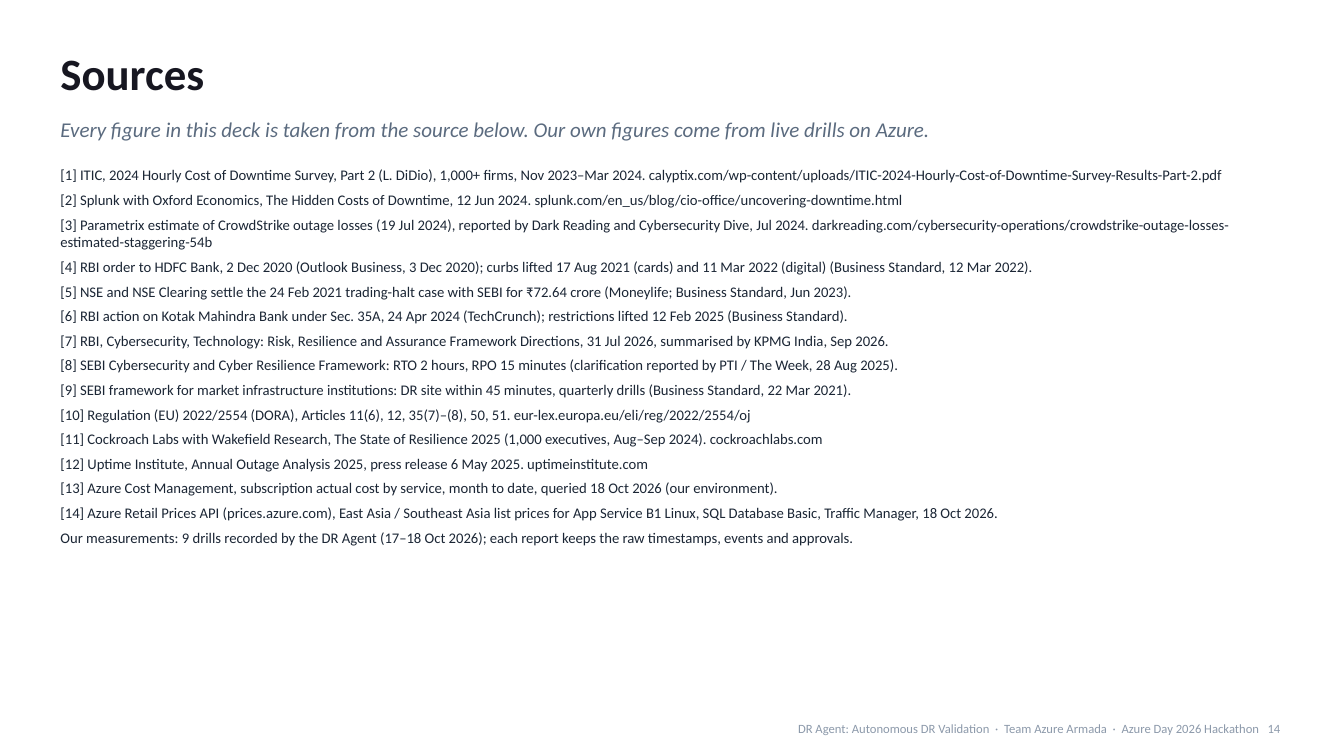
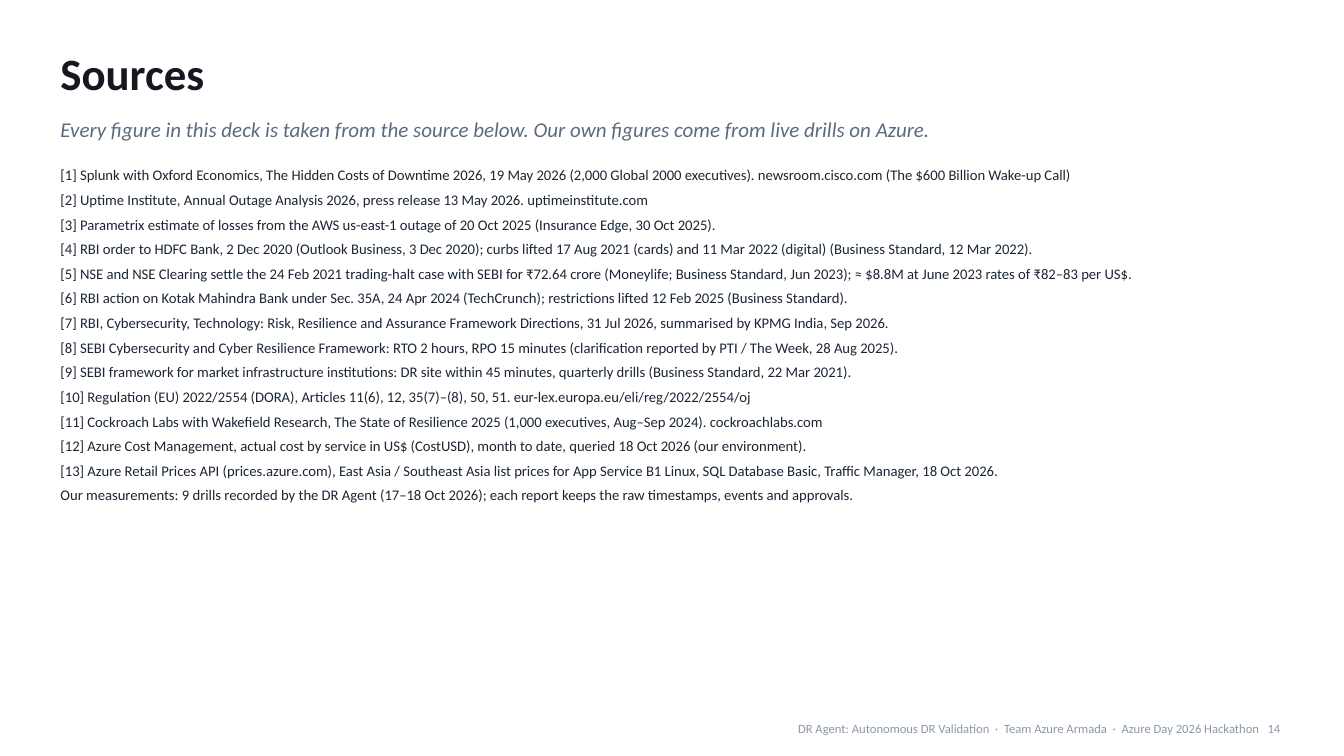
Before and after one commit to kishalr-virtusa/Azure-Armada, a slide deck: slide 14 of docs/deck/DR-Agent-Azure-Day-2026.pptx. Drawn at 1344x756 pixels with LibreOffice and Linux fonts; fonts in the diff are those of the drawing. Boxes give left, top, right and bottom in pixels: in the first picture for what was removed or moved away, otherwise in the second. Text is boxed around its words. In the diff, an @@ line names an element or a change of style, - is before the commit and + after.

```diff
--- a/docs/deck/DR-Agent-Azure-Day-2026.pptx
+++ b/docs/deck/DR-Agent-Azure-Day-2026.pptx
@@ text at bbox=[60, 169, 1070, 233]: text changed @@
-[1] ITIC, 2024 Hourly Cost of Downtime Survey, Part 2 (L. DiDio), 1,000+ firms, Nov 2023–Mar 2024. calyptix.com/wp-content/uploads/ITIC-2024-Hourly-Cost-of-Downtime-Survey-Results-Part-2.pdf
-[2] Splunk with Oxford Economics, The Hidden Costs of Downtime, 12 Jun 2024. splunk.com/en_us/blog/cio-office/uncovering-downtime.html
-[3] Parametrix estimate of CrowdStrike outage losses (19 Jul 2024), reported by Dark Reading and Cybersecurity Dive, Jul 2024. darkreading.com/cybersecurity-operations/crowdstrike-outage-losses-estimated-staggering-54b
+[1] Splunk with Oxford Economics, The Hidden Costs of Downtime 2026, 19 May 2026 (2,000 Global 2000 executives). newsroom.cisco.com (The $600 Billion Wake-up Call)
+[2] Uptime Institute, Annual Outage Analysis 2026, press release 13 May 2026. uptimeinstitute.com
+[3] Parametrix estimate of losses from the AWS us-east-1 outage of 20 Oct 2025 (Insurance Edge, 30 Oct 2025).
@@ text at bbox=[60, 268, 1132, 282]: text changed @@
-[5] NSE and NSE Clearing settle the 24 Feb 2021 trading-halt case with SEBI for ₹72.64 crore (Moneylife; Business Standard, Jun 2023).
+[5] NSE and NSE Clearing settle the 24 Feb 2021 trading-halt case with SEBI for ₹72.64 crore (Moneylife; Business Standard, Jun 2023); ≈ $8.8M at June 2023 rates of ₹82–83 per US$.
@@ text at bbox=[60, 440, 997, 479]: text changed @@
-[12] Uptime Institute, Annual Outage Analysis 2025, press release 6 May 2025. uptimeinstitute.com
-[13] Azure Cost Management, subscription actual cost by service, month to date, queried 18 Oct 2026 (our environment).
-[14] Azure Retail Prices API (prices.azure.com), East Asia / Southeast Asia list prices for App Service B1 Linux, SQL Database Basic, Traffic Manager, 18 Oct 2026.
+[12] Azure Cost Management, actual cost by service in US$ (CostUSD), month to date, queried 18 Oct 2026 (our environment).
+[13] Azure Retail Prices API (prices.azure.com), East Asia / Southeast Asia list prices for App Service B1 Linux, SQL Database Basic, Traffic Manager, 18 Oct 2026.
```
Also in this commit, not shown: 6 other slides changed, 2 other files.
